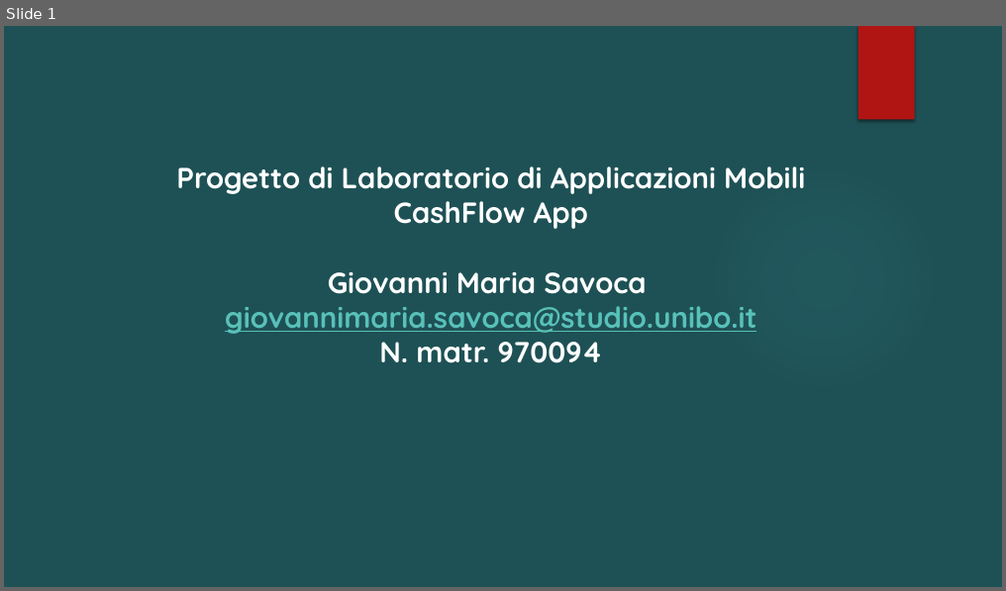
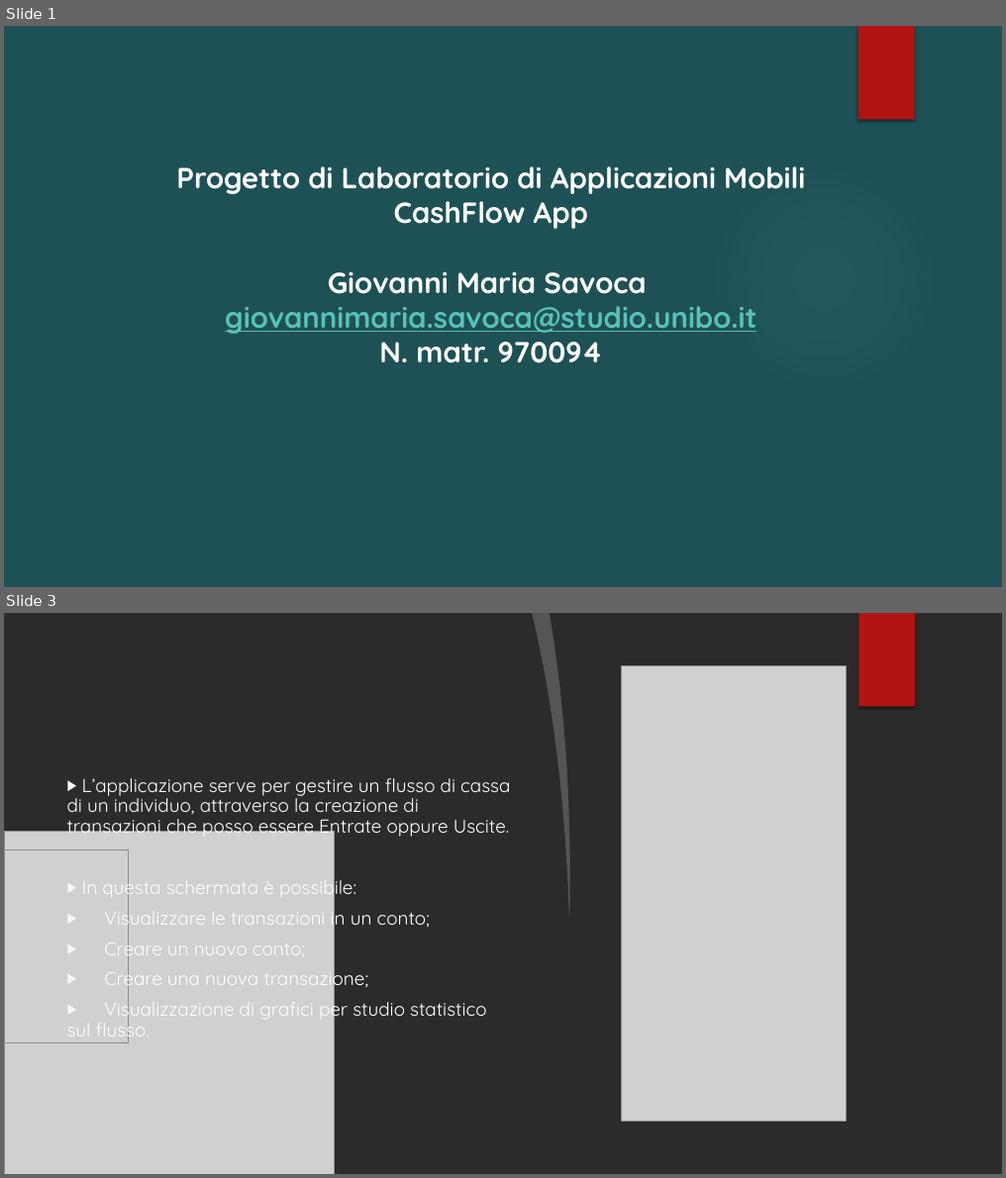
Before and after one commit to Giosc4/CashFlowApp, a slide deck: Docu/Presentazione standard1.pptx. Shown one above the other, each under a label of ours: slide 1 before the commit, slides 1 and 3 after it; the slides between them are not shown. The pictures are 1006x591 and 1006x1178 pixels, drawn with LibreOffice and Linux fonts; fonts in the diff are those of the drawing; grey boxes stand for pictures; background and template pictures are left out; a plain dark background stands for a picture behind light text. Boxes give left, top, right and bottom in pixels: in the first picture for what was removed or moved away, otherwise in the second. Text is boxed around its words. In the diff, an @@ line names an element or a change of style, - is before the commit and + after.

```diff
--- a/Docu/Presentazione standard1.pptx
+++ b/Docu/Presentazione standard1.pptx
@@ slide 3 added at bbox=[4, 613, 1002, 1174], background picture (left out) @@
@@ freeform shape added at bbox=[532, 613, 577, 917], fill #FFFFFF at 20% opacity @@
@@ freeform shape added at bbox=[549, 613, 1002, 1174], fill #FFFFFF @@
@@ picture added at bbox=[659, 613, 790, 707] @@
@@ rectangle added at bbox=[858, 613, 915, 707], fill #B01513 @@
@@ rectangle added at bbox=[859, 613, 915, 707], fill #B01513 @@
@@ picture added at bbox=[622, 666, 846, 1121] @@
@@ ellipse added at bbox=[709, 750, 939, 980], fill gradient #F3F3F3 @@
@@ ellipse added at bbox=[709, 750, 939, 980], fill gradient #F3F3F3 @@
@@ text added at bbox=[67, 778, 510, 1043], 18 pt, text #FFFFFF @@
+▶ L’applicazione serve per gestire un flusso di cassa di un individuo, attraverso la creazione di transazioni che posso essere Entrate oppure Uscite.
+▶ In questa schermata è possibile:
+▶ Visualizzare le transazioni in un conto;
+▶ Creare un nuovo conto;
+▶ Creare una nuova transazione;
+▶ Visualizzazione di grafici per studio statistico sul flusso.
@@ picture added at bbox=[4, 832, 334, 1174] @@
@@ picture added at bbox=[4, 850, 129, 1044] @@
@@ picture added at bbox=[709, 1112, 790, 1174] @@
```
Also in this commit, not shown: 9 other slides added, 1 slide removed, 10 other files.
